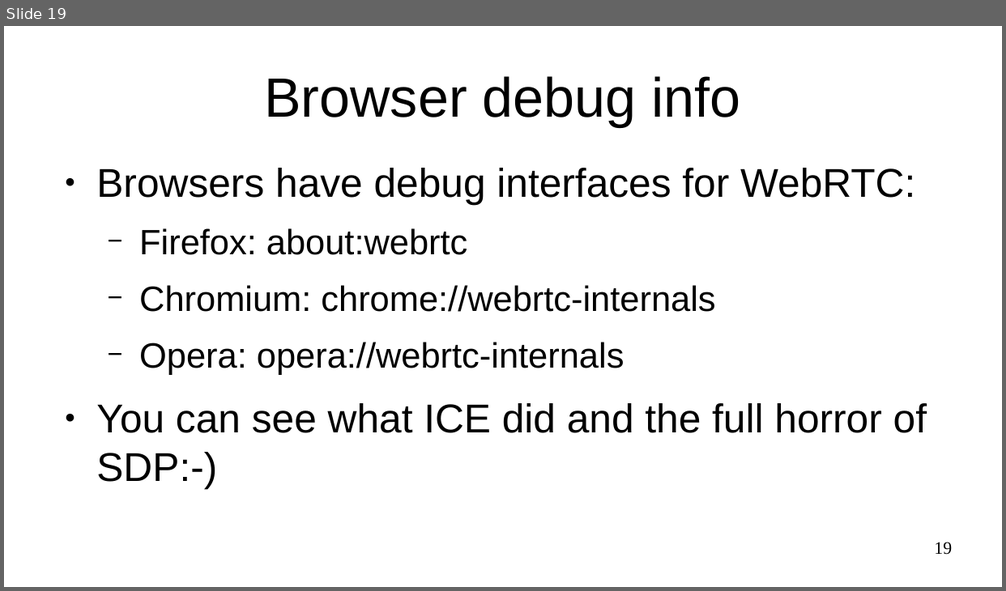
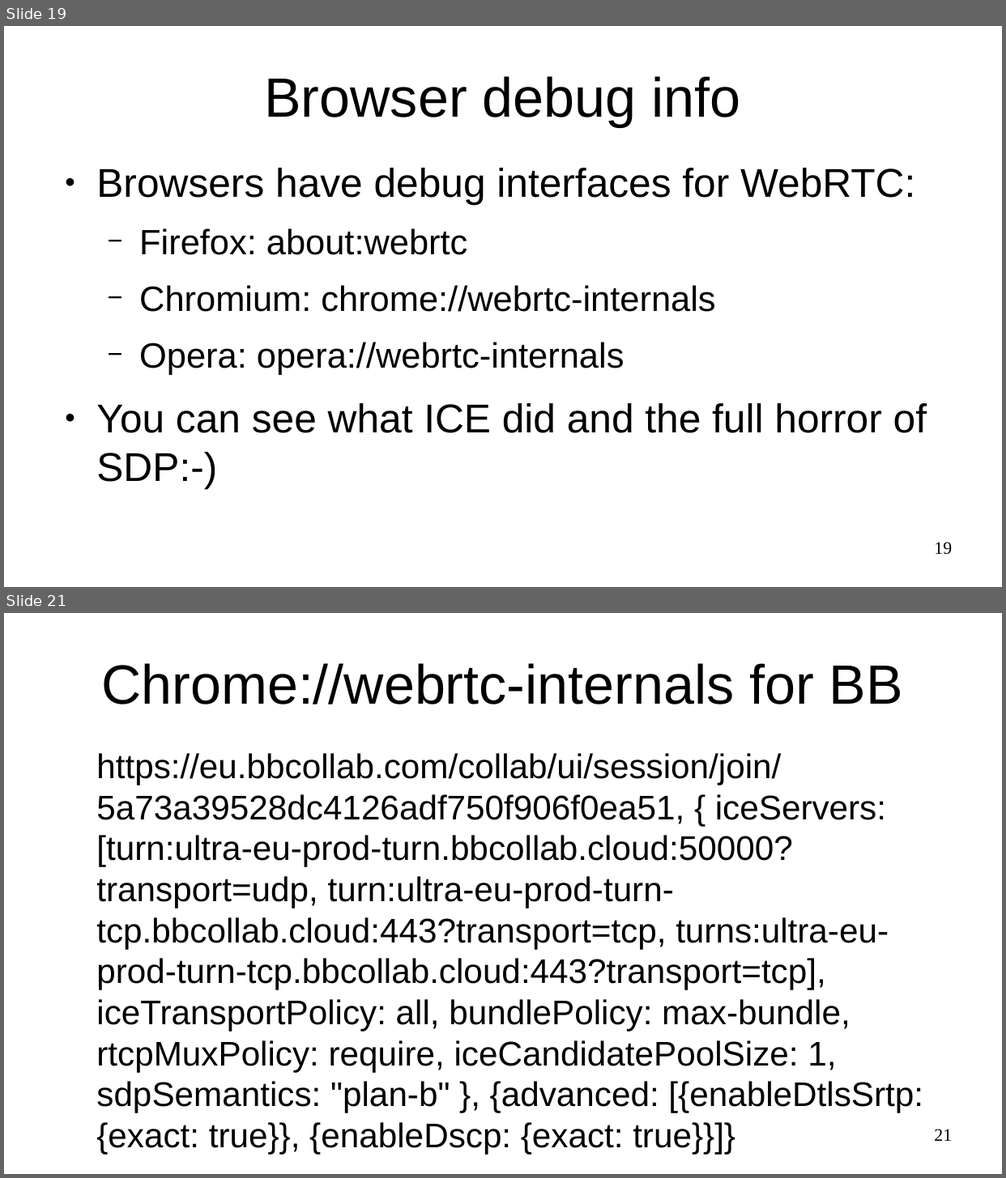
Before and after one commit to sftcd/cs7053, a slide deck: 2016lectures/12-webrtc.odp. Shown one above the other, each under a label of ours: slide 19 before the commit, slides 19 and 21 after it; the slides between them are not shown. The pictures are 1006x591 and 1006x1178 pixels, drawn with LibreOffice and Linux fonts; fonts in the diff are those of the drawing. Boxes give left, top, right and bottom in pixels: in the first picture for what was removed or moved away, otherwise in the second. Text is boxed around its words. In the diff, an @@ line names an element or a change of style, - is before the commit and + after.

Commit message:
webrtc done

```diff
--- a/2016lectures/12-webrtc.odp
+++ b/2016lectures/12-webrtc.odp
@@ slide 21 added at <box>4,613,1002,1174</box>, background #FFFFFF @@
@@ title added at <box>101,663,903,705</box>, 44 pt, text #000000 @@
+Chrome://webrtc-internals for BB
@@ text added at <box>96,753,923,1154</box>, 27.2 pt, text #000000 @@
+https://eu.bbcollab.com/collab/ui/session/join/5a73a39528dc4126adf750f906f0ea51, { iceServers: [turn:ultra-eu-prod-turn.bbcollab.cloud:50000?transport=udp, turn:ultra-eu-prod-turn-tcp.bbcollab.cloud:443?transport=tcp, turns:ultra-eu-prod-turn-tcp.bbcollab.cloud:443?transport=tcp], iceTransportPolicy: all, bundlePolicy: max-bundle, rtcpMuxPolicy: require, iceCandidatePoolSize: 1, sdpSemantics: "plan-b" }, {advanced: [{enableDtlsSrtp: {exact: true}}, {enableDscp: {exact: true}}]}
@@ page number added at <box>934,1129,952,1141</box>, 14 pt, text #000000 @@
+21
```
Also in this commit, not shown: 3 slides changed, 1 other slide added, 2 other files.
